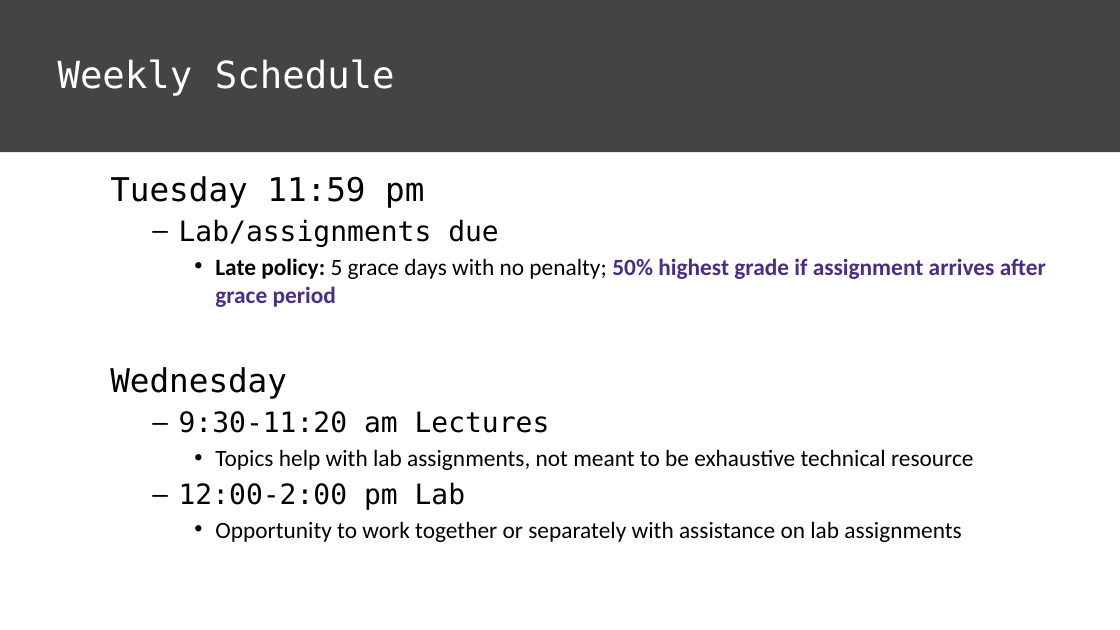
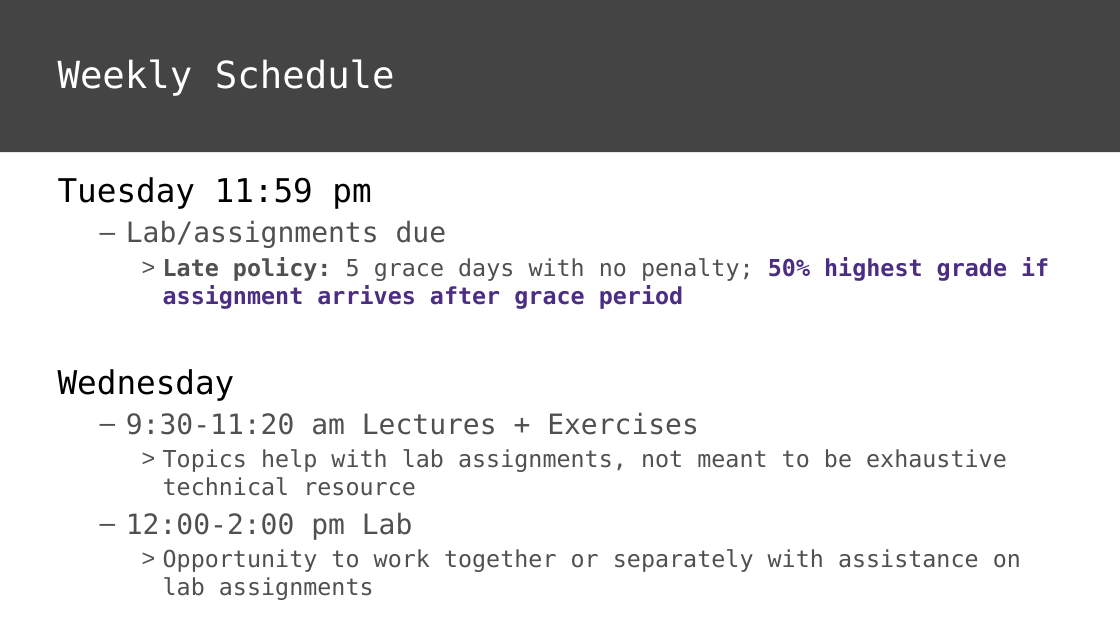
Before and after one commit to wesleybeckner/technin510, a slide deck: slide 12 of technin510/Week 1/Technin510 P1 Welcome to 510.pptx (slide 9 before the commit). Drawn at 1120x630 pixels with LibreOffice and Linux fonts; fonts in the diff are those of the drawing; background and template pictures are left out. Boxes give left, top, right and bottom in pixels: in the first picture for what was removed or moved away, otherwise in the second. Text is boxed around its words. In the diff, an @@ line names an element or a change of style, - is before the commit and + after.

```diff
--- a/technin510/Week 1/Technin510 P1 Welcome to 510.pptx
+++ b/technin510/Week 1/Technin510 P1 Welcome to 510.pptx
@@ text "Tuesday 11:59 pm": place and size @@
-text "Tuesday 11:59 pm" at (110,176,1046,542)
+text "Tuesday 11:59 pm" at (58,177,1049,600)
@@ text at (126,220,1049,600): text colour #000000 to #505050 in "Lab/assignments due", "Late policy: 5 grace days with no ...", "Topics help with lab assignments, not meant ...", "12:00-2:00 pm Lab" and 1 more places; font Calibri to DejaVu Sans Mono in "Late policy: 5 grace days with no ...", "Topics help with lab assignments, not meant ...", "Opportunity to work together or separately with ..."; bullet • to > @@
@@ text at (126,412,699,435): text changed; text colour #000000 to #505050 @@
-  – 9:30-11:20 am Lectures
+  – 9:30-11:20 am Lectures + Exercises
```
Also in this commit, not shown: 10 other slides changed, 7 slides added, 18 other files.
